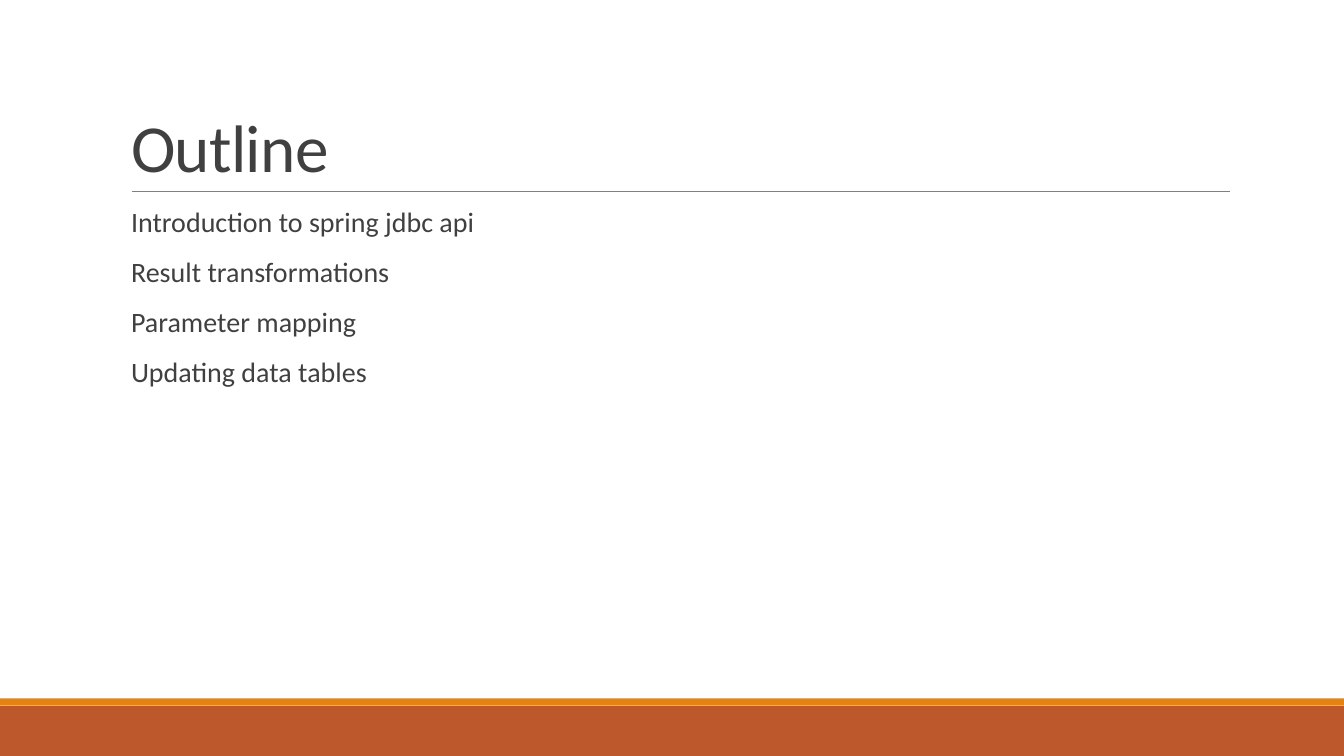
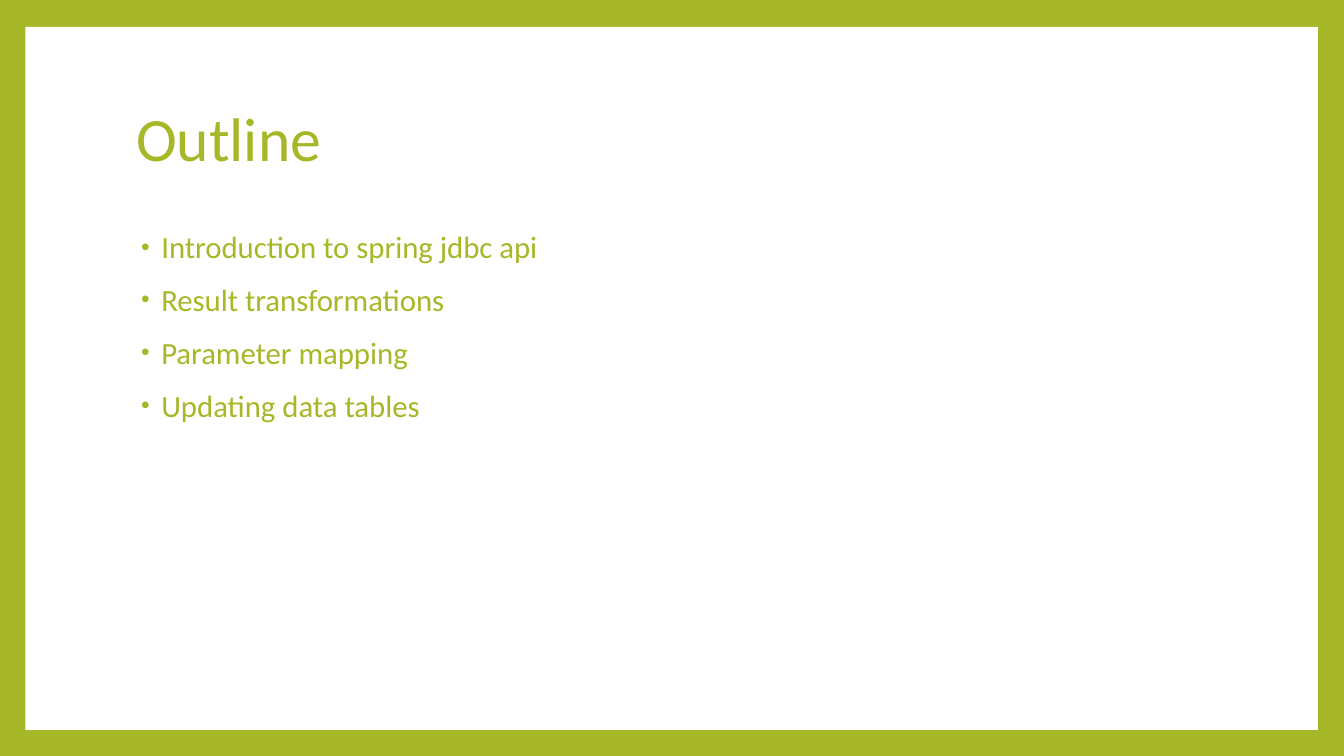
Before and after one commit to minhcnrs/JAVA_Course_Spring_Training, a slide deck: slide 2 of course/Spring-Day6.pptx. Drawn at 1344x756 pixels with LibreOffice and Linux fonts; fonts in the diff are those of the drawing. Boxes give left, top, right and bottom in pixels: in the first picture for what was removed or moved away, otherwise in the second. Text is boxed around its words. In the diff, an @@ line names an element or a change of style, - is before the commit and + after.

```diff
--- a/course/Spring-Day6.pptx
+++ b/course/Spring-Day6.pptx
@@ background #FFFFFF to #A6B727 @@
@@ rectangle added at (25,27,1318,730), fill #FFFFFF @@
@@ title "Outline": place and size @@
-title "Outline" at (131,125,328,173)
+title "Outline" at (136,118,321,162)
@@ title "Outline" at (136,118,321,162): size 48 to 44 pt, text colour #404040 to #A6B727, letter spacing -0.5 to 0 pt; line spacing 0.85 to 0.9; vertical alignment bottom to middle @@
@@ line removed from (132, 192) to (1231, 192) @@
@@ text "Introduction to spring jdbc api": place and size @@
-text "Introduction to spring jdbc api" at (131,212,474,387)
+text "Introduction to spring jdbc api" at (161,236,537,423)
@@ text "Introduction to spring jdbc api" at (161,236,537,423): size 20 to 22 pt, text colour #404040 to #A6B727; bullet   to •; bullet colour #E48312 to #A6B727 @@
@@ rectangle removed at (0,706,1344,756) @@
@@ rectangle removed at (0,699,1344,706) @@
```
Also in this commit, not shown: 43 other slides changed, 6 slides added, 6 slides removed, 8 other files.
